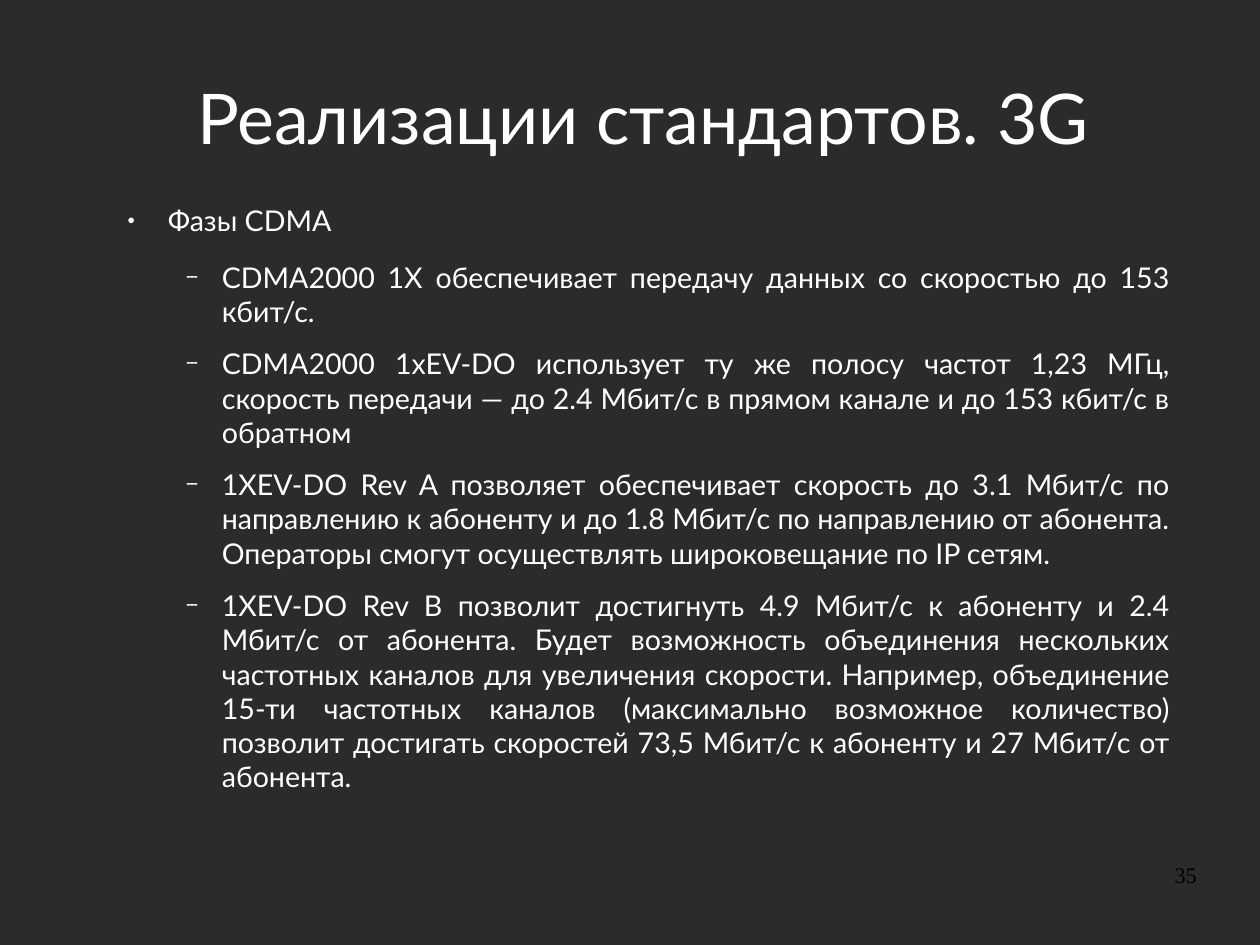
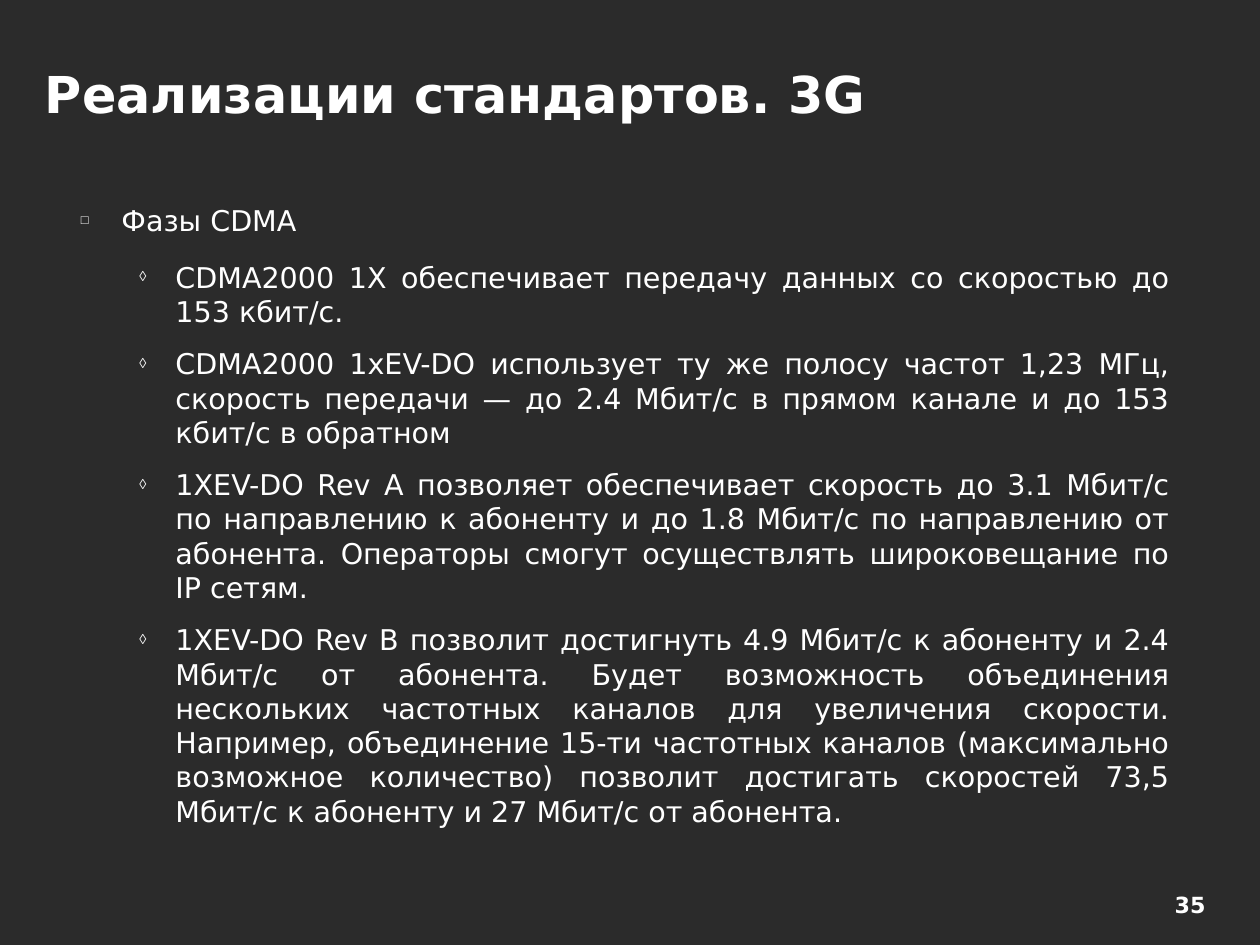
Before and after one commit to aeremenok/a-team-777, a slide deck: slide 35 of 10/smm/doc/eav_wireless.odp. Drawn at 1260x945 pixels with LibreOffice and Linux fonts; fonts in the diff are those of the drawing; background and template pictures are left out; a plain dark background stands for a picture behind light text. Boxes give left, top, right and bottom in pixels: in the first picture for what was removed or moved away, otherwise in the second. Text is boxed around its words. In the diff, an @@ line names an element or a change of style, - is before the commit and + after.

```diff
--- a/10/smm/doc/eav_wireless.odp
+++ b/10/smm/doc/eav_wireless.odp
@@ title "Реализации стандартов. 3G" moved from (x1=197, y1=93, x2=1088, y2=156) to (x1=45, y1=75, x2=865, y2=124) @@
@@ title "Реализации стандартов. 3G" at (x1=45, y1=75, x2=865, y2=124): size 44 to 32 pt, font Lato to DejaVu Sans, bold on; alignment centre to left @@
@@ text "Фазы CDMA" moved from (x1=168, y1=209, x2=1170, y2=788) to (x1=121, y1=210, x2=1170, y2=828) @@
@@ text "Фазы CDMA" at (x1=121, y1=210, x2=1170, y2=828): font Lato to DejaVu Sans; bullet ● to □; bullet − to ◊ @@
@@ page number moved from (x1=1175, y1=869, x2=1197, y2=883) to (x1=1175, y1=896, x2=1206, y2=914) @@
@@ page number at (x1=1175, y1=896, x2=1206, y2=914): font Times New Roman to DejaVu Sans, text colour #000000 to #FFFFFF, bold on; alignment right to centre @@
```
Also in this commit, not shown: 43 other slides changed.
